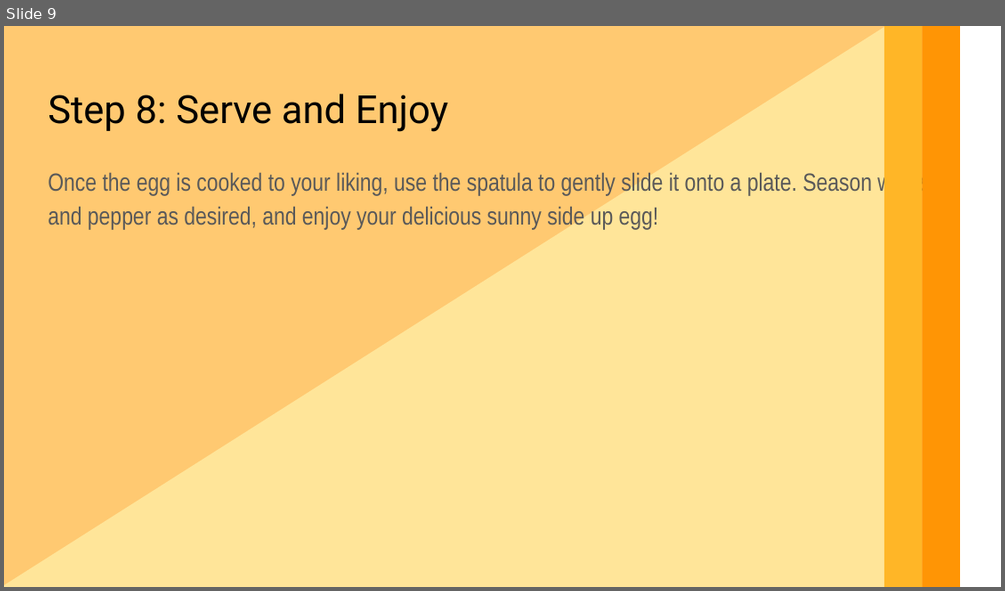
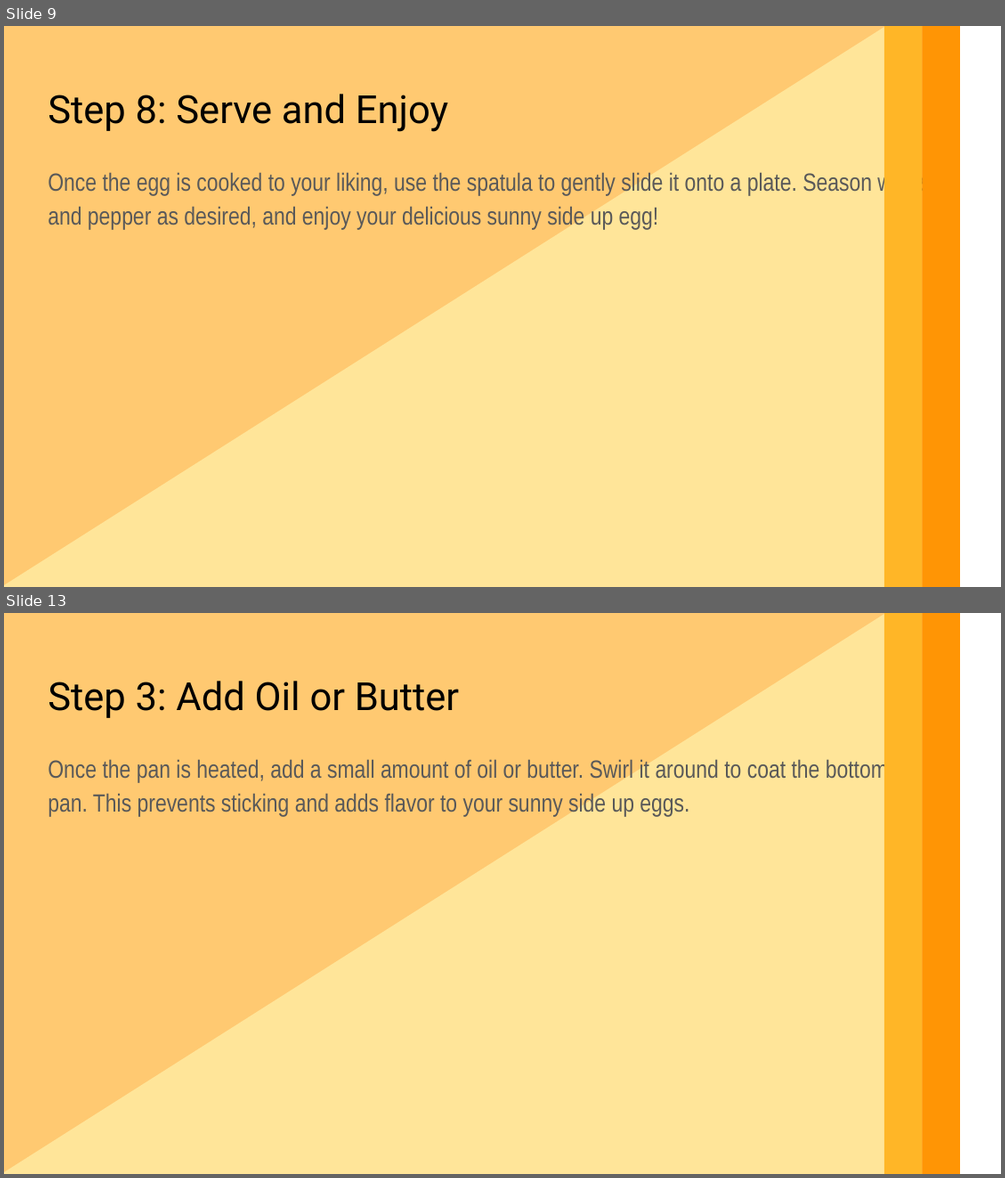
Before and after one commit to jeremyvet/ai-slides, a slide deck: cool.pptx. Shown one above the other, each under a label of ours: slide 9 before the commit, slides 9 and 13 after it; the slides between them are not shown. The pictures are 1005x591 and 1005x1178 pixels, drawn with LibreOffice and Linux fonts; fonts in the diff are those of the drawing. Boxes give left, top, right and bottom in pixels: in the first picture for what was removed or moved away, otherwise in the second. Text is boxed around its words. In the diff, an @@ line names an element or a change of style, - is before the commit and + after.

```diff
--- a/cool.pptx
+++ b/cool.pptx
@@ slide 13 added at <box>4,613,1001,1174</box>, background #FFFFFF @@
@@ rectangle added at <box>4,613,959,1174</box>, fill #FFC971 @@
@@ right triangle added at <box>4,613,886,1174</box>, fill #FFE599 @@
@@ rectangle added at <box>884,613,922,1174</box>, fill #FFB627 @@
@@ rectangle added at <box>922,613,960,1174</box>, fill #FF9505 @@
@@ text added at <box>48,681,459,718</box>, 28 pt, text #000000 @@
+Step 3: Add Oil or Butter
@@ text added at <box>48,758,888,817</box>, 18 pt, text #595959 @@
+Once the pan is heated, add a small amount of oil or butter. Swirl it around to coat the bottom of the pan. This prevents sticking and adds flavor to your sunny side up eggs.
```
Also in this commit, not shown: 8 other slides added, 2 other files.
